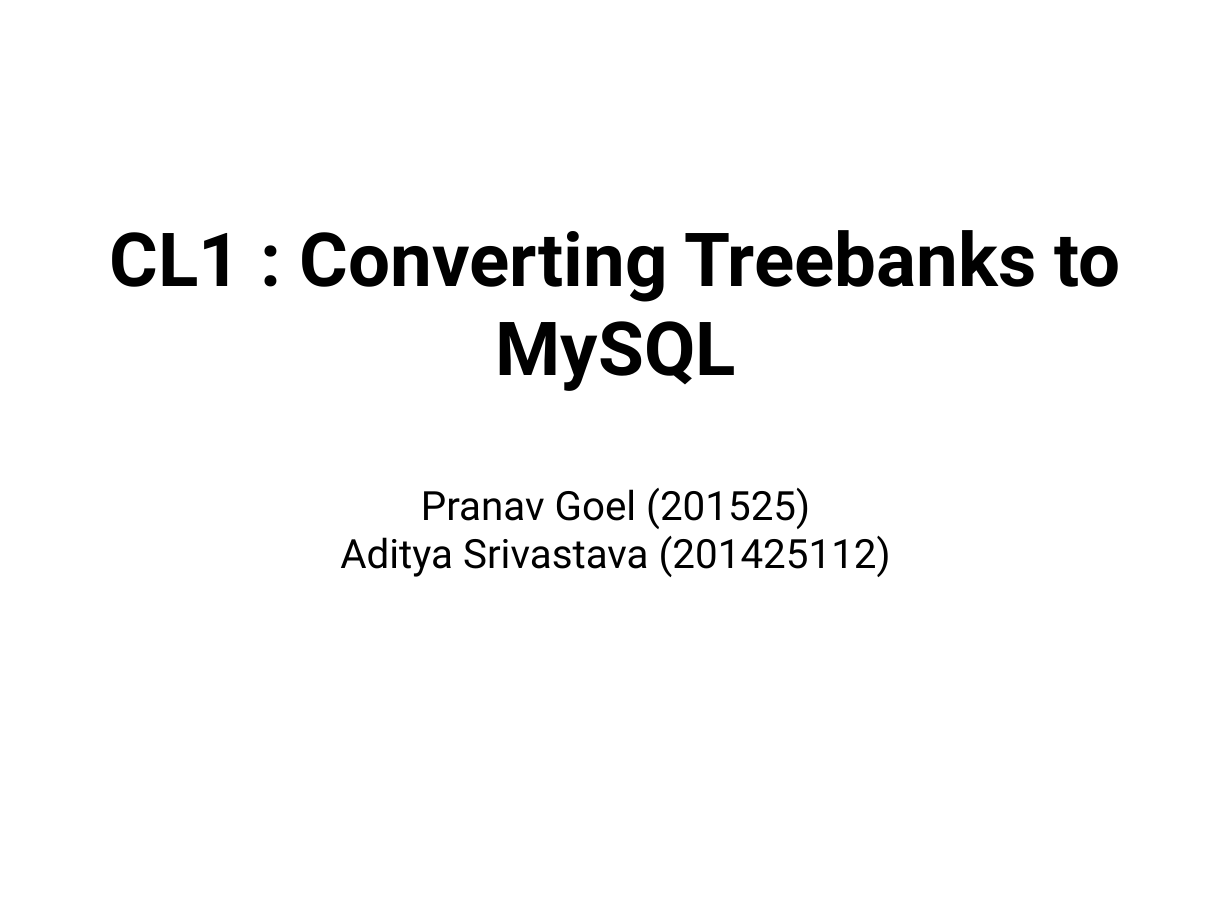
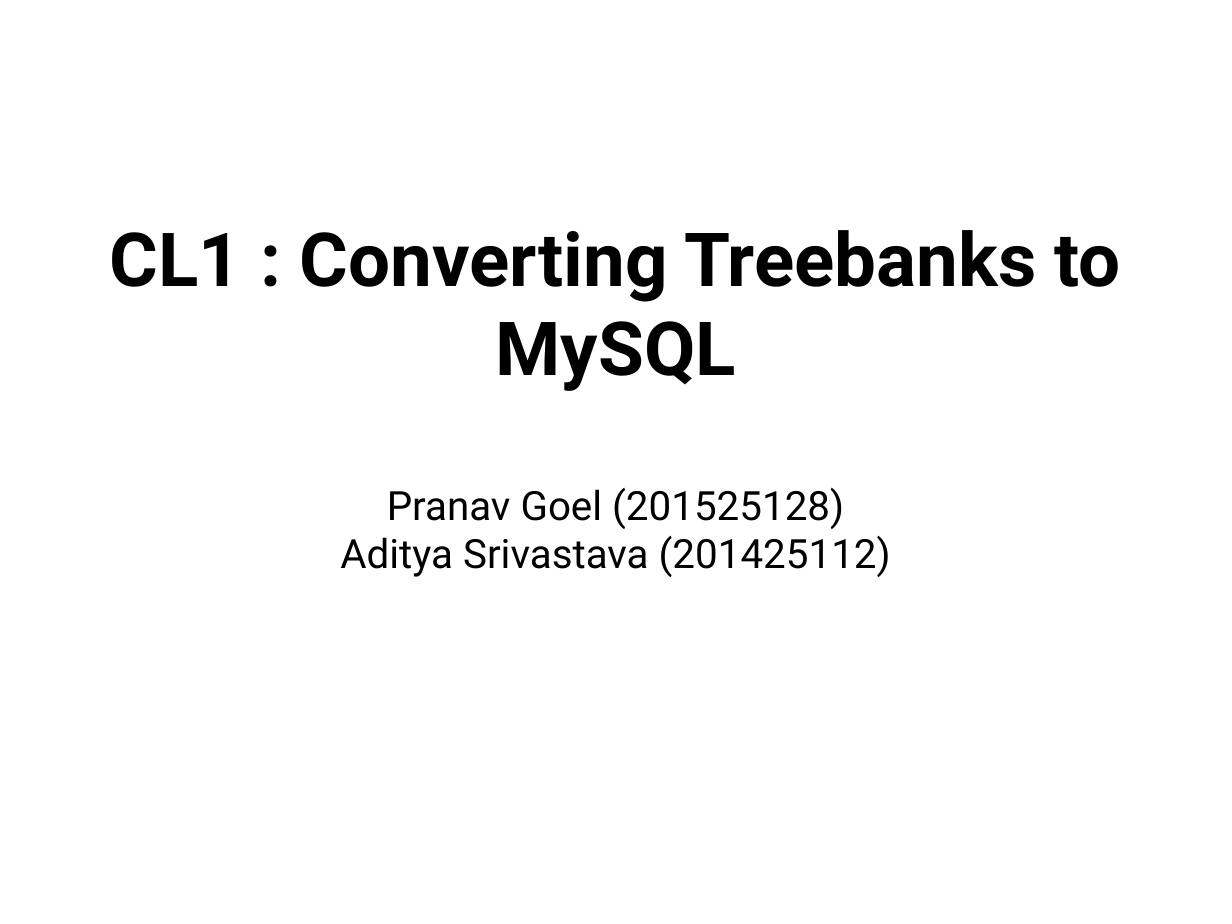
Before and after one commit to IamAdiSri/cl1-proj, a slide deck: slide 1 of lingo_pres/pres.odp. Drawn at 1232x924 pixels with LibreOffice and Linux fonts; fonts in the diff are those of the drawing. Boxes give left, top, right and bottom in pixels: in the first picture for what was removed or moved away, otherwise in the second. Text is boxed around its words. In the diff, an @@ line names an element or a change of style, - is before the commit and + after.

```diff
--- a/lingo_pres/pres.odp
+++ b/lingo_pres/pres.odp
@@ subtitle at bbox=[387, 488, 844, 529]: text changed @@
-Pranav Goel (201525)
+Pranav Goel (201525128)
```
Also in this commit, not shown: 2 other slides changed.
